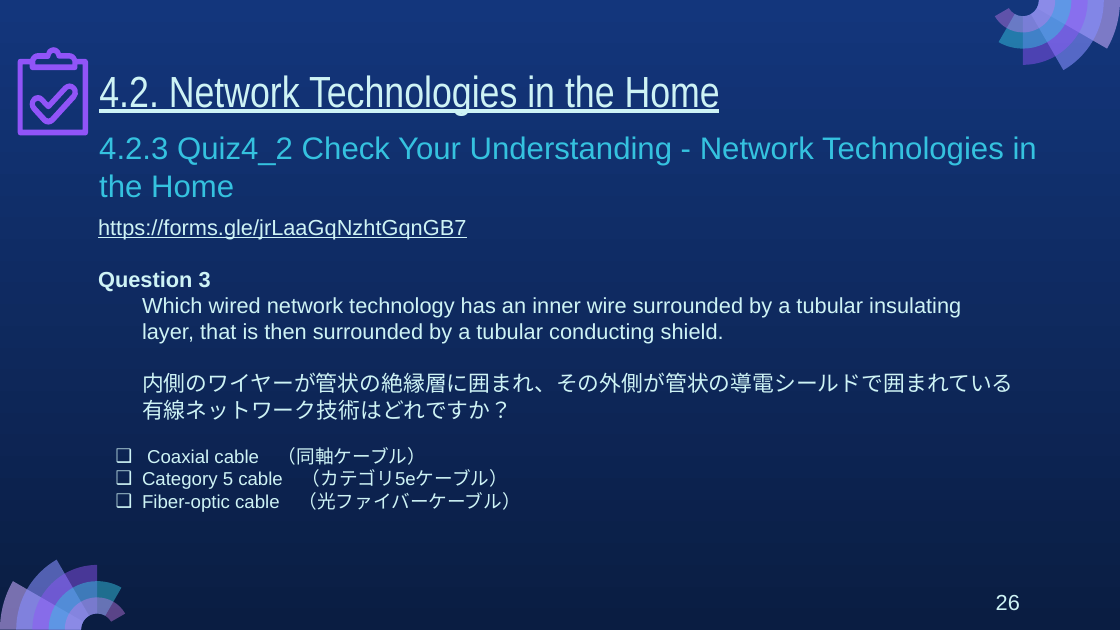
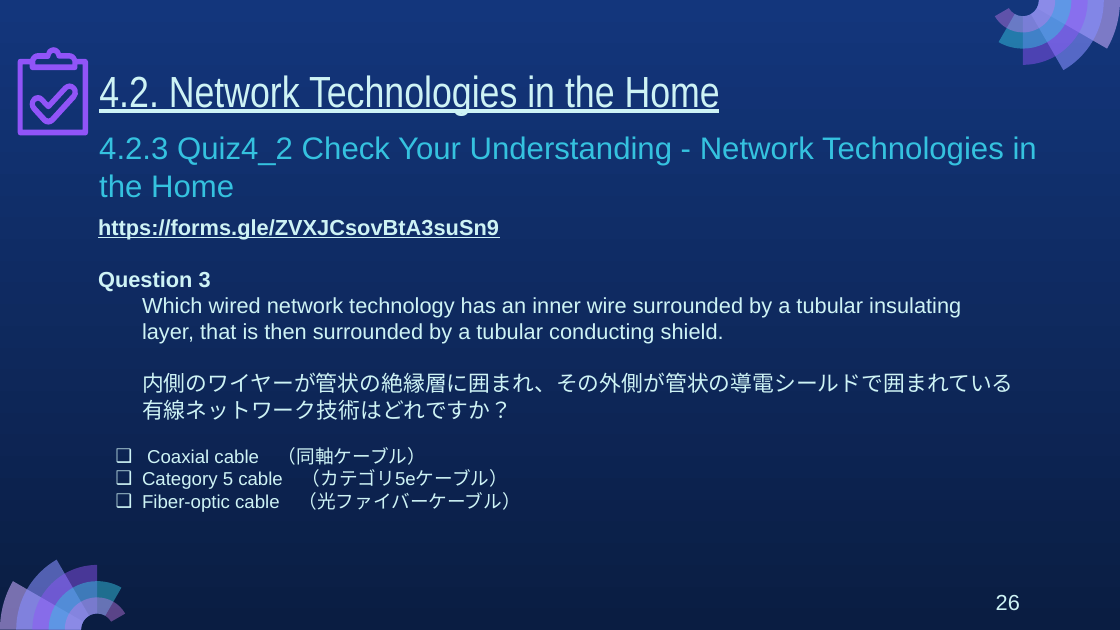
Before and after one commit to MarikoTagawa/kosen-mongolia-materials, a slide deck: slide 26 of network-basics/slides/04_NetworkBasics_2025_2P.pptx. Drawn at 1120x630 pixels with LibreOffice and Linux fonts; fonts in the diff are those of the drawing. Boxes give left, top, right and bottom in pixels: in the first picture for what was removed or moved away, otherwise in the second. Text is boxed around its words. In the diff, an @@ line names an element or a change of style, - is before the commit and + after.

```diff
--- a/network-basics/slides/04_NetworkBasics_2025_2P.pptx
+++ b/network-basics/slides/04_NetworkBasics_2025_2P.pptx
@@ text at (98, 219, 499, 239): text changed; bold on @@
-https://forms.gle/jrLaaGqNzhtGqnGB7
+https://forms.gle/ZVXJCsovBtA3suSn9
```
Also in this commit, not shown: 9 other slides changed, 3 other files.
